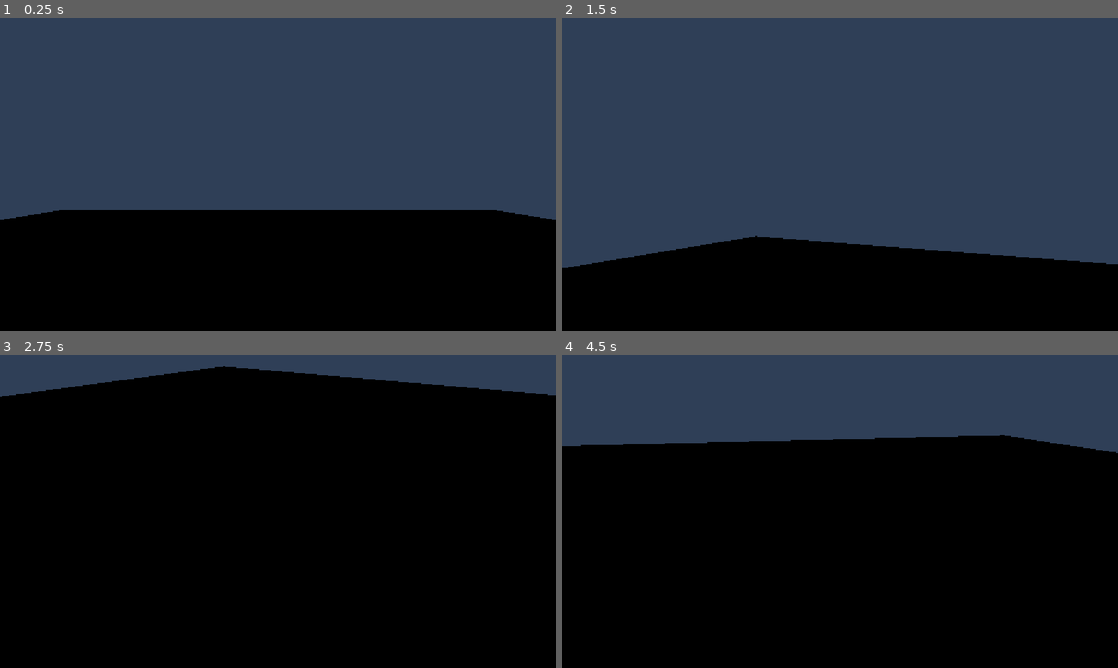
Above: before the commit, frames 1-4 (two rows, left to right).
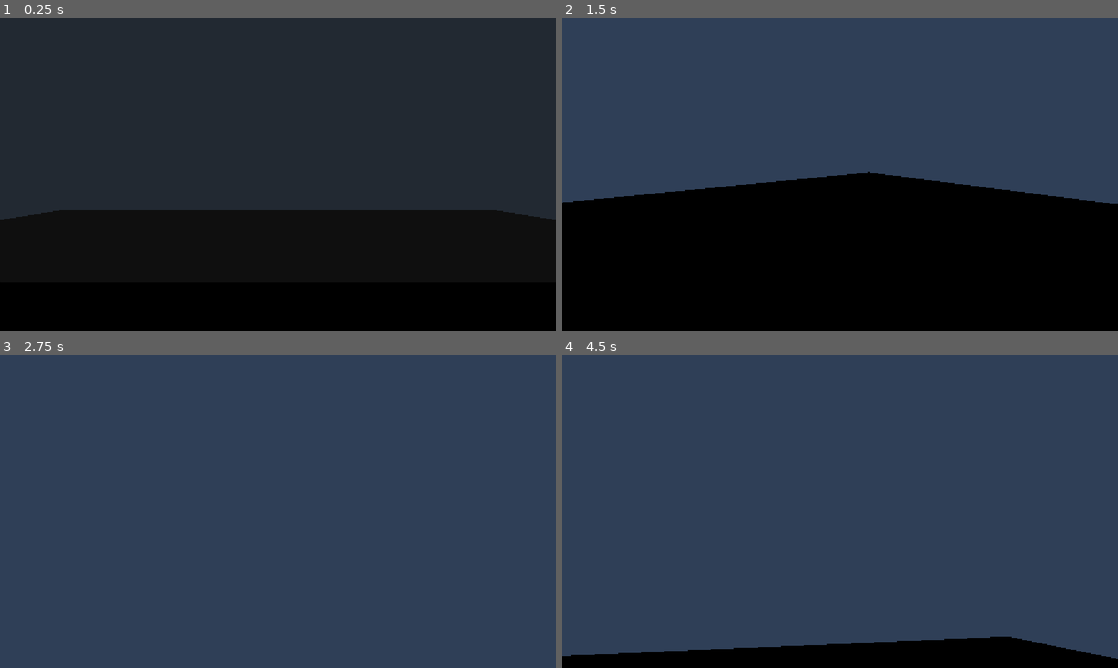
Above: after the commit, the same moments.

Repository: appellatebaton0/siege-5
Game: Godot game, scene res://scenes/main.tscn
The game is run twice, just before and just after one commit, with the same random seed, the same clock (stepped at 60 frames per second) and the same inputs.
Inputs (mouse positions are in pixels of both pictures, inside the frame that each line leads up to):
- Up to frame 1 (0.25 s): no input
- Up to frame 2 (1.5 s): tap Enter at 0.5 s; move the mouse to (962, 158) at 0.52 s; hold D (right, bound only before the commit) 0.53-1.28 s; tap Space at 1.25 s; move the mouse to (728, 190) at 1.27 s; hold S (down, bound only before the commit) from 1.28 s (still down)
- Up to frame 3 (2.75 s): tap Enter at 2 s; move the mouse to (333, 442) at 2.02 s; release S (down, bound only before the commit) at 2.03 s; hold D (right, bound only before the commit) from 2.03 s (still down)
- Up to frame 4 (4.5 s): tap Space at 2.75, 4.25 s; move the mouse to (812, 574) at 2.77 s; release D (right, bound only before the commit) at 2.78 s; hold W (up, bound only before the commit) 2.78-3.53 s; tap Enter at 3.5 s; move the mouse to (1006, 558) at 3.52 s; hold A (left, bound only before the commit) from 3.53 s (still down); move the mouse to (673, 464) at 4.27 s

The runs differ from the first frame. In frame 1, 62% of the frame differs, in the area x 0-100%, y 0-65%; in frame 2, 20%; in frame 3, 92%, in the area x 0-100%, y 3-100%; in frame 4, 66%.

Commit message:
v0.5 - UI 2
- Pausing exists, and the mouse gets appropriately captured and uncaptured as a result of it.

Diff:
--- a/project.godot
+++ b/project.godot
@@ -33,28 +33,9 @@
 
 [input]
 
-left={
+Pause={
 "deadzone": 0.2,
-"events": [Object(InputEventKey,"resource_local_to_scene":fa …(140 unchanged characters)… d":false,"keycode":0,"physical_keycode":65,"key_label":0,"unicode":97,"location":0,"echo":false,"script":null)
-, Object(InputEventKey,"resource_local_to_scene":false,"resource_name":"","device":-1,"window_id":0,"alt_pressed":false,"shift_pressed":false,"ctrl_pressed":false,"meta_pressed":false,"pressed":false,"keycode":0,"physical_keycode":4194319,"key_label":0,"unicode":0,"location":0,"echo":false,"script":null)
-]
-}
-right={
-"deadzone": 0.2,
-"events": [Object(InputEventKey,"resource_local_to_scene":false,"resource_name":"","device":-1,"window_id":0,"alt_pressed":false,"shift_pressed":false,"ctrl_pressed":false,"meta_pressed":false,"pressed":false,"keycode":0,"physical_keycode":68,"key_label":0,"unicode":100,"location":0,"echo":false,"script":null)
-, Object(InputEventKey,"resource_local_to_scene":false,"resource_name":"","device":-1,"window_id":0,"alt_pressed":false,"shift_pressed":false,"ctrl_pressed":false,"meta_pressed":false,"pressed":false,"keycode":0,"physical_keycode":4194321,"key_label":0,"unicode":0,"location":0,"echo":false,"script":null)
-]
-}
-up={
-"deadzone": 0.2,
-"events": [Object(InputEventKey,"resource_local_to_scene":false,"resource_name":"","device":-1,"window_id":0,"alt_pressed":false,"shift_pressed":false,"ctrl_pressed":false,"meta_pressed":false,"pressed":false,"keycode":0,"physical_keycode":87,"key_label":0,"unicode":119,"location":0,"echo":false,"script":null)
-, Object(InputEventKey,"resource_local_to_scene":false,"resource_name":"","device":-1,"window_id":0,"alt_pressed":false,"shift_pressed":false,"ctrl_pressed":false,"meta_pressed":false,"pressed":false,"keycode":0,"physical_keycode":4194320,"key_label":0,"unicode":0,"location":0,"echo":false,"script":null)
-]
-}
-down={
-"deadzone": 0.2,
-"events": [Object(InputEventKey,"resource_local_to_scene":false,"resource_name":"","device":-1,"window_id":0,"alt_pressed":false,"shift_pressed":false,"ctrl_pressed":false,"meta_pressed":false,"pressed":false,"keycode":0,"physical_keycode":83,"key_label":0,"unicode":115,"location":0,"echo":false,"script":null)
-, Object(InputEventKey,"resource_local_to_scene":false,"resource_name":"","device":-1,"window_id":0,"alt_pressed":false,"shift_pressed":false,"ctrl_pressed":false,"meta_pressed":false,"pressed":false,"keycode":0,"physical_keycode":4194322,"key_label":0,"unicode":0,"location":0,"echo":false,"script":null)
+"events": [Object(InputEventKey,"resource_local_to_scene":fa …(140 unchanged characters)… d":false,"keycode":0,"physical_keycode":4194305,"key_label":0,"unicode":0,"location":0,"echo":false,"script":null)
 ]
 }
 
--- a/scenes/main.tscn
+++ b/scenes/main.tscn
@@ -6,8 +6,10 @@
 [ext_resource type="Script" uid="uid://b1o48vkwquyxs" path="res://scripts/values/node/manual_node.gd" id="4_jyhfs"]
 [ext_resource type="Script" uid="uid://dekpk8relyucb" path="res://scripts/bits/input.gd" id="5_tipki"]
 [ext_resource type="Script" uid="uid://dw7w6pry2g435" path="res://scripts/bits/player_animator.gd" id="6_85g3d"]
-[ext_resource type="Script" uid="uid://bc87fqj83okns" path="res://scripts/bits/property_modifier.gd" id="7_choun"]
+[ext_resource type="Script" uid="uid://ycifmydtbo1g" path="res://scripts/values/bool/not.gd" id="6_choun"]
+[ext_resource type="Script" uid="uid://w0g2u1stumau" path="res://scripts/values/bool/cast.gd" id="7_tipki"]
 [ext_resource type="Script" uid="uid://d7n7ctdl2nsg" path="res://scripts/values/property.gd" id="8_ya4ey"]
+[ext_resource type="Script" uid="uid://dk0hts3twf6t" path="res://scripts/bits/mouse_capture.gd" id="10_choun"]
 
 [sub_resource type="CapsuleShape3D" id="CapsuleShape3D_jyhfs"]
 
@@ -29,6 +31,69 @@
 [sub_resource type="BoxMesh" id="BoxMesh_choun"]
 material = SubResource("StandardMaterial3D_85g3d")
 size = Vector3(20, 1, 20)
+
+[sub_resource type="Animation" id="Animation_trceg"]
+length = 0.001
+tracks/0/type = "value"
+tracks/0/imported = false
+tracks/0/enabled = true
+tracks/0/path = NodePath("InputLock:visible")
+tracks/0/interp = 1
+tracks/0/loop_wrap = true
+tracks/0/keys = {
+"times": PackedFloat32Array(0),
+"transitions": PackedFloat32Array(1),
+"update": 1,
+"values": [false]
+}
+tracks/1/type = "value"
+tracks/1/imported = false
+tracks/1/enabled = true
+tracks/1/path = NodePath("PauseMenu:position")
+tracks/1/interp = 1
+tracks/1/loop_wrap = true
+tracks/1/keys = {
+"times": PackedFloat32Array(0),
+"transitions": PackedFloat32Array(1),
+"update": 0,
+"values": [Vector2(1152, 0)]
+}
+tracks/2/type = "value"
+tracks/2/imported = false
+tracks/2/enabled = true
+tracks/2/path = NodePath("Pauser:animation")
+tracks/2/interp = 1
+tracks/2/loop_wrap = true
+tracks/2/keys = {
+"times": PackedFloat32Array(0),
+"transitions": PackedFloat32Array(1),
+"update": 1,
+"values": ["pause"]
+}
+tracks/3/type = "value"
+tracks/3/imported = false
+tracks/3/enabled = true
+tracks/3/path = NodePath("MouseCapturer:update_mouse_mode")
+tracks/3/interp = 1
+tracks/3/loop_wrap = true
+tracks/3/keys = {
+"times": PackedFloat32Array(0),
+"transitions": PackedFloat32Array(1),
+"update": 1,
+"values": [0]
+}
+tracks/4/type = "value"
+tracks/4/imported = false
+tracks/4/enabled = true
+tracks/4/path = NodePath("MouseCapturer:update")
+tracks/4/interp = 1
+tracks/4/loop_wrap = true
+tracks/4/keys = {
+"times": PackedFloat32Array(0),
+"transitions": PackedFloat32Array(1),
+"update": 1,
+"values": [true]
+}
 
 [sub_resource type="Animation" id="Animation_eb6dy"]
 resource_name = "pause"
@@ -56,32 +121,41 @@
 "update": 0,
 "values": [Vector2(0, -648), Vector2(0, 0)]
 }
-
-[sub_resource type="Animation" id="Animation_trceg"]
-length = 0.001
-tracks/0/type = "value"
-tracks/0/imported = false
-tracks/0/enabled = true
-tracks/0/path = NodePath("InputLock:visible")
-tracks/0/interp = 1
-tracks/0/loop_wrap = true
-tracks/0/keys = {
-"times": PackedFloat32Array(0),
-"transitions": PackedFloat32Array(1),
-"update": 1,
-"values": [false]
-}
-tracks/1/type = "value"
-tracks/1/imported = false
-tracks/1/enabled = true
-tracks/1/path = NodePath("PauseMenu:position")
-tracks/1/interp = 1
-tracks/1/loop_wrap = true
-tracks/1/keys = {
-"times": PackedFloat32Array(0),
-"transitions": PackedFloat32Array(1),
-"update": 0,
-"values": [Vector2(1152, 0)]
+tracks/2/type = "value"
+tracks/2/imported = false
+tracks/2/enabled = true
+tracks/2/path = NodePath("Pauser:animation")
+tracks/2/interp = 1
+tracks/2/loop_wrap = true
+tracks/2/keys = {
+"times": PackedFloat32Array(1),
+"transitions": PackedFloat32Array(1),
+"update": 1,
+"values": ["unpause"]
+}
+tracks/3/type = "value"
+tracks/3/imported = false
+tracks/3/enabled = true
+tracks/3/path = NodePath("MouseCapturer:update_mouse_mode")
+tracks/3/interp = 1
+tracks/3/loop_wrap = true
+tracks/3/keys = {
+"times": PackedFloat32Array(0),
+"transitions": PackedFloat32Array(1),
+"update": 1,
+"values": [0]
+}
+tracks/4/type = "value"
+tracks/4/imported = false
+tracks/4/enabled = true
+tracks/4/path = NodePath("MouseCapturer:update")
+tracks/4/interp = 1
+tracks/4/loop_wrap = true
+tracks/4/keys = {
+"times": PackedFloat32Array(0),
+"transitions": PackedFloat32Array(1),
+"update": 1,
+"values": [true]
 }
 
 [sub_resource type="Animation" id="Animation_a8y0u"]
@@ -110,6 +184,42 @@
 "update": 0,
 "values": [Vector2(0, 0), Vector2(0, -648)]
 }
+tracks/2/type = "value"
+tracks/2/imported = false
+tracks/2/enabled = true
+tracks/2/path = NodePath("Pauser:animation")
+tracks/2/interp = 1
+tracks/2/loop_wrap = true
+tracks/2/keys = {
+"times": PackedFloat32Array(1),
+"transitions": PackedFloat32Array(1),
+"update": 1,
+"values": ["pause"]
+}
+tracks/3/type = "value"
+tracks/3/imported = false
+tracks/3/enabled = true
+tracks/3/path = NodePath("MouseCapturer:update_mouse_mode")
+tracks/3/interp = 1
+tracks/3/loop_wrap = true
+tracks/3/keys = {
+"times": PackedFloat32Array(0),
+"transitions": PackedFloat32Array(1),
+"update": 1,
+"values": [2]
+}
+tracks/4/type = "value"
+tracks/4/imported = false
+tracks/4/enabled = true
+tracks/4/path = NodePath("MouseCapturer:update")
+tracks/4/interp = 1
+tracks/4/loop_wrap = true
+tracks/4/keys = {
+"times": PackedFloat32Array(0),
+"transitions": PackedFloat32Array(1),
+"update": 1,
+"values": [true]
+}
 
 [sub_resource type="AnimationLibrary" id="AnimationLibrary_jkv2x"]
 _data = {
@@ -170,22 +280,21 @@
 grow_horizontal = 2
 grow_vertical = 2
 
-[node name="Pause" type="Node" parent="CanvasLayer/UI"]
+[node name="Pause" type="Node" parent="CanvasLayer/UI" node_paths=PackedStringArray("condition")]
 script = ExtResource("5_tipki")
-
-[node name="Pauser" type="Node" parent="CanvasLayer/UI"]
+input = "Pause"
+condition = NodePath("NotBool")
+
+[node name="NotBool" type="Node" parent="CanvasLayer/UI/Pause" node_paths=PackedStringArray("input")]
+script = ExtResource("6_choun")
+input = NodePath("../../AnimationPlayer/IsPlaying")
+metadata/_custom_type_script = "uid://ycifmydtbo1g"
+
+[node name="Pauser" type="Node" parent="CanvasLayer/UI" node_paths=PackedStringArray("player")]
 script = ExtResource("6_85g3d")
+animation = "pause"
+player = NodePath("../AnimationPlayer/IsPlaying/GetPlaying/GetPlayer")
 metadata/_custom_type_script = "uid://dw7w6pry2g435"
-
-[node name="Accurate" type="Node" parent="CanvasLayer/UI/Pauser"]
-script = ExtResource("7_choun")
-property = "Animation"
-metadata/_custom_type_script = "uid://bc87fqj83okns"
-
-[node name="GetPauser" type="Node" parent="CanvasLayer/UI/Pauser/Accurate" node_paths=PackedStringArray("response")]
-script = ExtResource("4_jyhfs")
-response = NodePath("../..")
-metadata/_custom_type_script = "uid://b1o48vkwquyxs"
 
 [node name="PauseMenu" type="Panel" parent="CanvasLayer/UI"]
 layout_mode = 1
@@ -210,13 +319,25 @@
 libraries = {
 &"": SubResource("AnimationLibrary_jkv2x")
 }
+autoplay = "unpause"
 
 [node name="IsPlaying" type="Node" parent="CanvasLayer/UI/AnimationPlayer"]
+script = ExtResource("7_tipki")
+metadata/_custom_type_script = "uid://w0g2u1stumau"
+
+[node name="GetPlaying" type="Node" parent="CanvasLayer/UI/AnimationPlayer/IsPlaying"]
 script = ExtResource("8_ya4ey")
 property = "is_playing()"
 metadata/_custom_type_script = "uid://d7n7ctdl2nsg"
 
-[node name="GetPlayer" type="Node" parent="CanvasLayer/UI/AnimationPlayer/IsPlaying" node_paths=PackedStringArray("response")]
+[node name="GetPlayer" type="Node" parent="CanvasLayer/UI/AnimationPlayer/IsPlaying/GetPlaying" node_paths=PackedStringArray("response")]
 script = ExtResource("4_jyhfs")
-response = NodePath("../..")
+response = NodePath("../../..")
 metadata/_custom_type_script = "uid://b1o48vkwquyxs"
+
+[node name="MouseCapturer" type="Node" parent="CanvasLayer/UI"]
+script = ExtResource("10_choun")
+update_mouse_mode = 0
+update = true
+
+[connection signal="just_true" from="CanvasLayer/UI/Pause" to="CanvasLayer/UI/Pauser" method="animate"]
--- a/scripts/bits/camera3d.gd
+++ b/scripts/bits/camera3d.gd
@@ -6,7 +6,10 @@
 ## The node to pass the X rotation to
 @export var x_target:NodeValue
 
-@export var sensitivity:float = 5
+## The sensitivity of the rotation.
+@export var sensitivity:float = 4
+## Whether to only apply the rotation if the mouse is captured.
+@export var must_be_captured := true
 
 func set_valid(value:NodeValue, amount:Vector3):
 	if value != null:
@@ -17,5 +20,6 @@
 
 func _input(event: InputEvent) -> void:
 	if event is InputEventMouseMotion:
-		set_valid(x_target, Vector3(event.relative.y * 0.001 * sensitivity, 0, 0))
-		set_valid(y_target, Vector3(0, event.relative.x * 0.001 * sensitivity, 0))
+		if not must_be_captured or Input.mouse_mode == Input.MOUSE_MODE_CAPTURED:
+			set_valid(x_target, Vector3(-event.relative.y * 0.001 * sensitivity, 0, 0))
+			set_valid(y_target, Vector3(0, -event.relative.x * 0.001 * sensitivity, 0))
--- a/scripts/bits/input.gd
+++ b/scripts/bits/input.gd
@@ -14,6 +14,8 @@
 func _process(_delta: float) -> void:
 	if Input.is_action_just_pressed(input):
 
+		print(condition.value())
+
 		## If the condition exists, do what is required.
 		if condition != null:
 			var value := condition.value()
--- /dev/null
+++ b/scripts/bits/mouse_capture.gd
@@ -0,0 +1,12 @@
+class_name MouseCapturerBit extends Bit
+## Allows for updating the Input.mouse_mode with an AnimationPlayer.
+
+## The mouse_mode to set to.
+@export var update_mouse_mode := Input.MOUSE_MODE_MAX
+## If true, updates on the next frame.
+@export var update := false
+
+func _process(_delta: float) -> void:
+	if update:
+		Input.mouse_mode = update_mouse_mode
+		update = false
--- a/scripts/values/bool/cast.gd
+++ b/scripts/values/bool/cast.gd
@@ -1,7 +1,15 @@
 class_name CastBool extends BoolValue
 ## Casts a value to a bool.
 
+## The bool to cast.
 @export var input:Value
+
+func _ready() -> void:
+	if input == null:
+		for child in get_children():
+			if child is Value:
+				input = child
+				break
 
 func value() -> bool:
 
--- /dev/null
+++ b/scripts/values/bool/not.gd
@@ -0,0 +1,19 @@
+class_name NotBool extends BoolValue
+## Returns the given bool, NOTted
+
+## The bool to not.
+@export var input:BoolValue
+
+func _ready() -> void:
+	if input == null:
+		for child in get_children():
+			if child is BoolValue:
+				input = child
+				break
+
+func value() -> bool:
+
+	if input != null:
+		return not input.value()
+
+	return false
--- a/scripts/values/property.gd
+++ b/scripts/values/property.gd
@@ -13,7 +13,11 @@
 
 func value() -> Variant:
 	if property != null and from != null:
-		if property.contains("()"):
+
+		# If it's a call return the call.
+		if "()" in property:
 			return from.value().call(property.replace("()", ""))
+
+		# Otherwise, return the property.
 		return from.value().get(property)
 	return null
Not shown: 1 places in scenes/main.tscn that only renumber resources
Not shown, added: scripts/bits/mouse_capture.gd.uid
Not shown, added: scripts/values/bool/not.gd.uid
